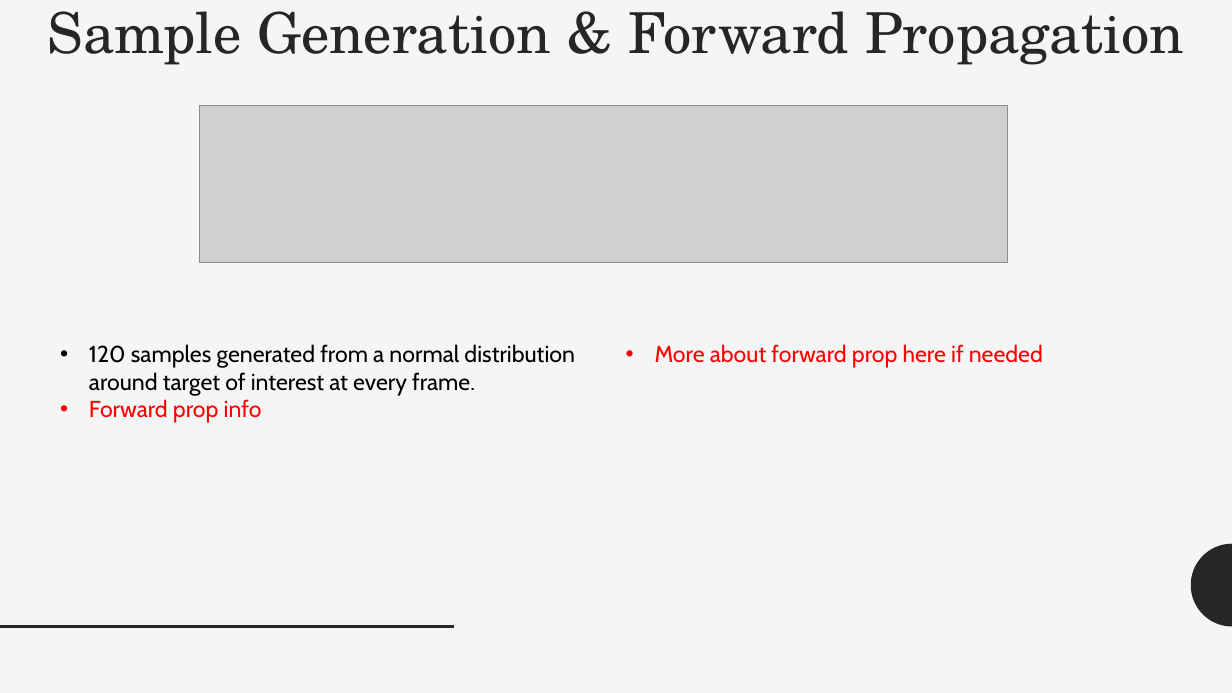
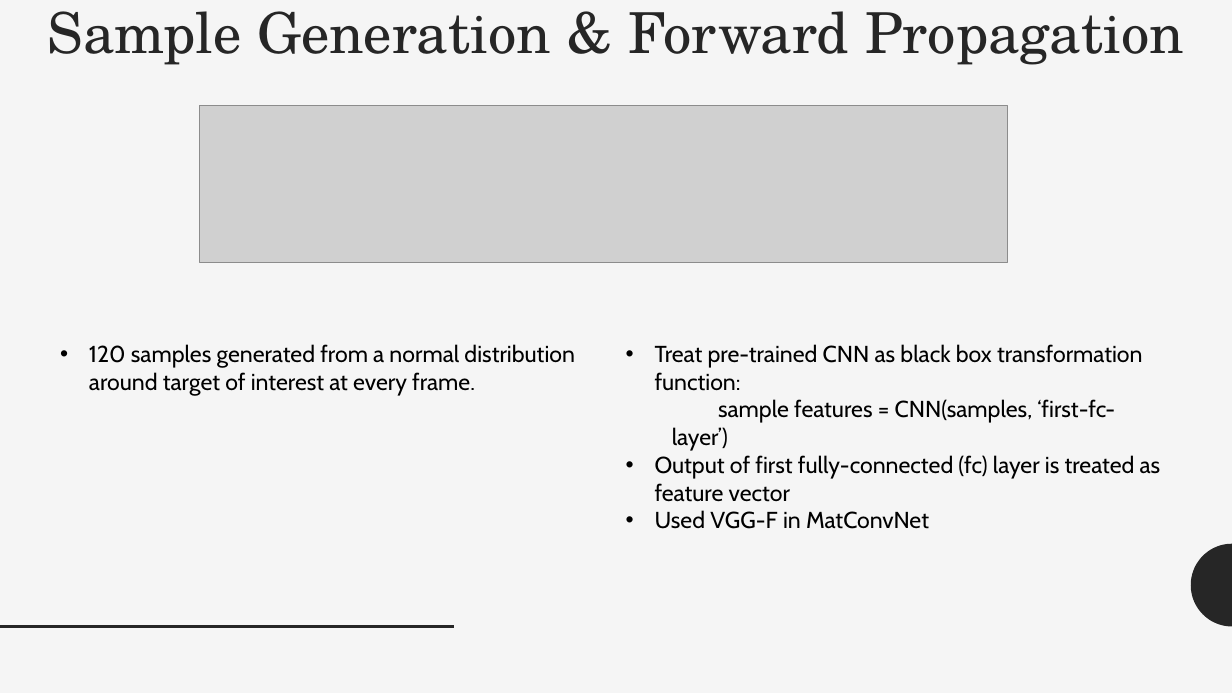
Before and after one commit to msu-ml/16spr_gonzales_hoffman, a slide deck: slide 3 of project_report_final/Presentation.pptx. Drawn at 1232x693 pixels with LibreOffice and Linux fonts; fonts in the diff are those of the drawing; grey boxes stand for pictures. Boxes give left, top, right and bottom in pixels: in the first picture for what was removed or moved away, otherwise in the second. Text is boxed around its words. In the diff, an @@ line names an element or a change of style, - is before the commit and + after.

Commit message:
Updated Presentation with Saliency Map and CNN info

```diff
--- a/project_report_final/Presentation.pptx
+++ b/project_report_final/Presentation.pptx
@@ text at box(655, 344, 1161, 529): text changed; text colour #FF0000 to #000000 @@
-• More about forward prop here if needed
+• Treat pre-trained CNN as black box transformation function:
+  sample features = CNN(samples, ‘first-fc-layer’)
+• Output of first fully-connected (fc) layer is treated as feature vector
+• Used VGG-F in MatConvNet
@@ text at box(89, 399, 262, 423): paragraph removed @@
-• Forward prop info
```
Also in this commit, not shown: 4 other slides changed, 2 slides added, 1 other file.
